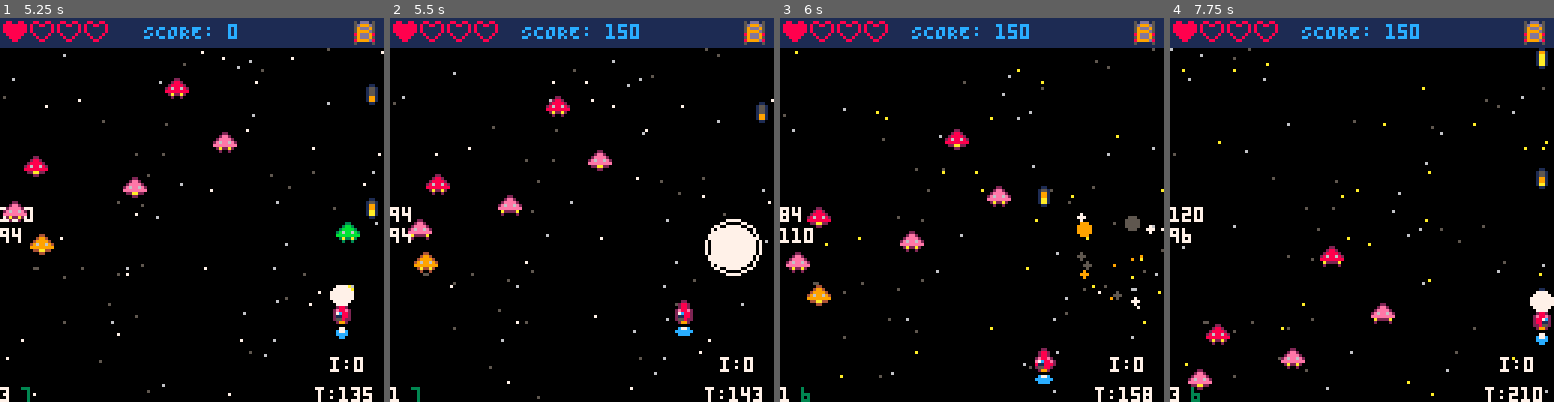
Above: before the commit, frames 1-4 (left to right).
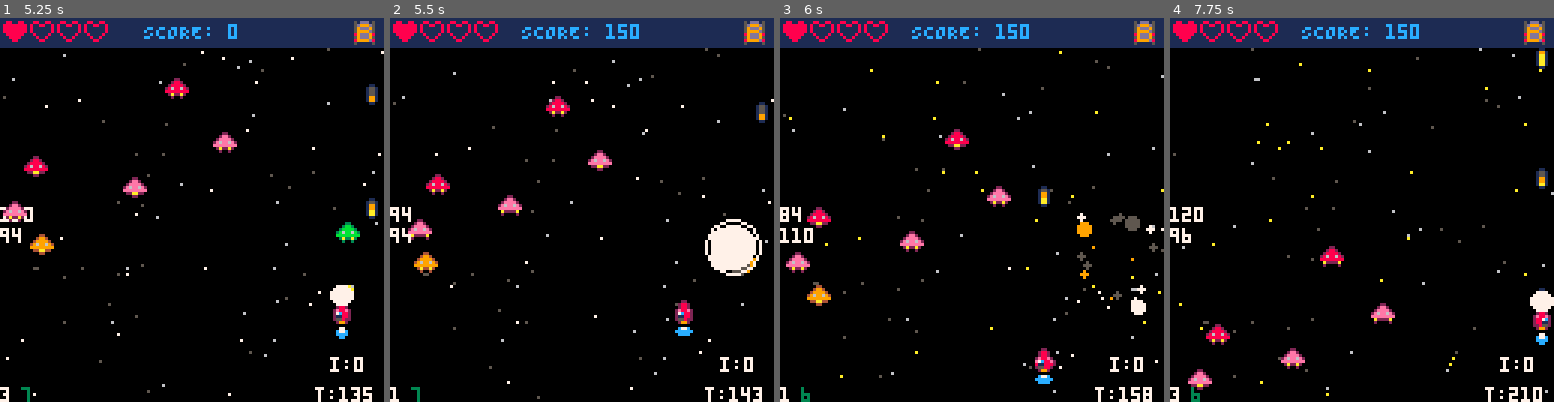
Above: after the commit, the same moments.

Repository: ProfSFrink/pico-8_shump_tutorial
Game: PICO-8 cartridge shump.p8
Two runs of this game, one before a commit and one after it. Both use one fixed random seed, a clock stepped at 60 frames per second and the inputs below.
Inputs:
- Up to frame 1 (5.25 s): tap X (X key) at 0.33, 1.07, 1.85, 2.97, 4.08, 5.2 s; tap O (Z key) at 0.7, 1.7, 2.1, 2.5, 2.9, 3.3, 3.7, 4.1, 4.5, 4.9 s; hold Right 1.6-2.1 s; hold Up 2.15-2.42 s; hold Right 2.47-3.03 s; hold Left 3.08-3.58 s; hold Down 3.63-3.97 s; hold Right 4.02-4.68 s; hold Up 4.73-5.03 s; hold Left from 5.08 s (still down)
- Up to frame 2 (5.5 s): keep holding Left; tap O (Z key) at 5.3 s
- Up to frame 3 (6 s): release Left at 5.68 s; tap O (Z key) at 5.7 s; hold Down from 5.73 s (still down)
- Up to frame 4 (7.75 s): release Down at 6.03 s; hold Right 6.08-6.58 s; tap O (Z key) every 0.4 s from 6.1 to 7.7 s; tap X (X key) at 6.32, 7.43 s; hold Right 6.63-7.13 s; hold Up 7.18-7.45 s; hold Right from 7.5 s (still down)

Frame 1 is identical in both runs. In frame 2, less than 0.1% of the frame differs, in the area x 84-96%, y 62-68%; in frame 3, 0.4%; in frame 4, 0.5%, in the area x 0-100%, y 7-99%.

Commit message:
- (tweak) adjust speed of small explosion pixels.

Diff:
--- a/components/explosion.lua
+++ b/components/explosion.lua
@@ -8,7 +8,7 @@
 
 -- No of particles used for creating
 -- an explosion when enemy / ship is destroyed.
-numOfParts = 30
+numOfParts = 50
 
 -- Colours for enemy explosions.
 eneCols = { 5, 9, 10, 7 }
@@ -37,14 +37,19 @@
         scale = ranFloat(1, 4),
         life = ranFloat(1, 4),
         maxLife = ranFloat(1, 4),
-        small = ranFloat(1,2),
+        small = ranFloat(1,2) <= 1.2,
 
         update = function(_ENV)
             x += spdX
             y += spdY
 
-            spdX *= .85
-            spdY *= .85
+            if small then
+                spdX *= 1
+                spdY *= 1
+            else
+                spdX *= .85
+                spdY *= .85
+            end
 
             scale -= .1
             life -= .1
@@ -66,8 +71,8 @@
         end,
 
         draw = function(_ENV)
-            if small <= 1.25 then
-                pset(x, y, col)
+            if small then
+                pset(x, y, 7)
             else
                 circfill(x, y, scale, col)
             end
--- a/shump.p8
+++ b/shump.p8
@@ -39,14 +39,14 @@
 cccccccccccccccccccccccccccccccc777777770000000000000000000000000000000000000000000000000000000000000000000000000000000000000000
 01a11a100a1111a001a11a10011aa110077777700000000000000000000000000000000000000000000000000000000000000000000000000000000000000000
 00100100010000100010010000011000007007000000000000000000000000000000000000000000000000000000000000000000000000000000000000000000
-03300330033003300330033003300330077007700000000000000000a0777700000aa00000090000000000000000000000000000000000000000000000000000
-33b33b3333b33b3333b33b3333b33b33777777770000000000000000070770700009900a00000009000000000000000000000000000000000000000000000000
-3bbbbbb33bbbbbb33bbbbbb33bbbbbb37777777700000000000000000a0a70079009000000000000000000000000000000000000000000000000000000000000
-3b7717b33b7717b33b7717b33b7717b3777777770000000000000000000070000000009000000000000000000000000000000000000000000000000000000000
-0b7117b00b7117b00b7117b00b7117b0077777700000000000000000000a00000000000000000008000000000000000000000000000000000000000000000000
-00377300003773000037730000377300007777000000000000000000000000000900000080000000000000000000000000000000000000000000000000000000
-03033030030330300303303003033030070770700000000000000000000000000000000000000800000000000000000000000000000000000000000000000000
-03000030300000030300003003300330070000700000000000000000000000000000000000000000800000080000000000000000000000000000000000000000
+03300330033003300330033003300330077007700000000000000000000000000000000000000000000000000000000000000000000000000000000000000000
+33b33b3333b33b3333b33b3333b33b33777777770000000000000000000000000000000000000000000000000000000000000000000000000000000000000000
+3bbbbbb33bbbbbb33bbbbbb33bbbbbb3777777770000000000000000000000000000000000000000000000000000000000000000000000000000000000000000
+3b7717b33b7717b33b7717b33b7717b3777777770000000000000000000000000000000000000000000000000000000000000000000000000000000000000000
+0b7117b00b7117b00b7117b00b7117b0077777700000000000000000000000000000000000000000000000000000000000000000000000000000000000000000
+00377300003773000037730000377300007777000000000000000000000000000000000000000000000000000000000000000000000000000000000000000000
+03033030030330300303303003033030070770700000000000000000000000000000000000000000000000000000000000000000000000000000000000000000
+03000030300000030300003003300330070000700000000000000000000000000000000000000000000000000000000000000000000000000000000000000000
 00000000000000000000000099000000000000000000000000000000000000000005000000000000000000000000000000000000000000000000000000000000
 00000000000000000000099999990000000505555555005000000050500500000005555050500500000000000000000000000000000000000000000000000000
 0000000007000000000099aaaaa99000005055222222550000005555555250000505550050000000000000000000000000000000000000000000000000000000
